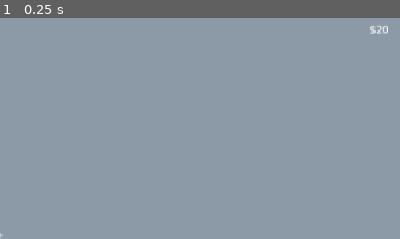
Above: before the commit, frame 1.
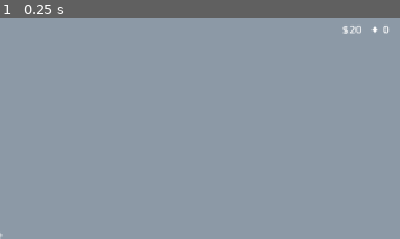
Above: after the commit, the same moment.

Repository: Hykev/game_dev_snacks
Game: Godot game, scene res://scenes/world/test_room.tscn
The game is run twice, just before and just after one commit, with the same random seed, the same clock (stepped at 60 frames per second) and the same inputs.
Inputs:
- Up to frame 1 (0.25 s): no input
The pictures show only the part of the screen within x 50-100%, y 0-50%; the shares and areas given below are measured in that part.

The runs differ from the first frame. In frame 1, 0.2% of the frame differs, in the area x 85-97%, y 3-8%.

Commit message:
Paso 5e: carta del tazo con coleccionar, vender y reciclar
- Economy (lógica pura): precio de venta = precio del snack × rareza ×
  bonos × (1 − comisión 20 %) y Brillos por reciclar.
- GameState: Brillos, colección y operaciones collect/sell/recycle sobre
  los tazos de la mesa; cada tazo recuerda de qué snack salió. Vender paga
  al instante (temporal hasta el repartidor).
- Mesa: la ficha bajo el cursor crece; clic abre su carta; la mesa ignora
  la entrada mientras la carta está abierta.
- TazoCard (UI): código, nombre, rareza, frase, estado de colección y los
  tres botones; el Basura y los repetidos no se pueden coleccionar.
- HUD: dinero y Brillos. Simulador: valor esperado por snack (1,51× sin
  comisión, igual que el GDD).

Co-Authored-By: Claude Opus 5.5 <noreply@anthropic.com>

Diff:
--- a/vending-machine-game/autoload/event_bus.gd
+++ b/vending-machine-game/autoload/event_bus.gd
@@ -63,6 +63,23 @@
 @warning_ignore("unused_signal")
 signal table_tazos_changed()
 
+## Se guardó un tazo en la colección (los álbumes lo usarán).
+@warning_ignore("unused_signal")
+signal collection_changed()
+
+## Los Brillos cambiaron; `amount` es el total nuevo.
+@warning_ignore("unused_signal")
+signal shines_changed(amount: int)
+
+## La mesa pide mostrar la carta del tazo en la posición `index` de los
+## tazos sobre la mesa. La carta (UI) responde.
+@warning_ignore("unused_signal")
+signal tazo_card_requested(index: int)
+
+## La carta del tazo se cerró; la mesa vuelve a aceptar entrada.
+@warning_ignore("unused_signal")
+signal tazo_card_closed()
+
 # --- Jugador y estaciones ---
 
 ## La mesa pide que el jugador se siente y le pasa su cámara fija. La mesa
--- a/vending-machine-game/autoload/game_state.gd
+++ b/vending-machine-game/autoload/game_state.gd
@@ -34,6 +34,13 @@
 
 var _money: int = STARTING_MONEY
 
+## Brillos (✦): moneda mágica que solo sale de reciclar tazos (GDD 7).
+var shines: int:
+	get:
+		return _shines
+
+var _shines: int = 0
+
 ## Suerte actual (0.0 = 0 %, 0.5 = 50 %). La calculará Stats con mejoras,
 ## álbumes y bebidas; por ahora siempre es 0.
 var luck: float:
@@ -47,8 +54,14 @@
 var _rng := RandomNumberGenerator.new()
 
 # Tazos que salieron y esperan sobre la mesa a que el jugador decida
-# (coleccionar, vender o reciclar). Solo ids, en orden de llegada.
-var _table_tazos: Array[StringName] = []
+# (coleccionar, vender o reciclar), en orden de llegada. Cada uno es
+# {"tazo_id", "snack_id"}: se recuerda de qué snack salió porque su precio
+# de venta depende de ese snack (y el Basura puede salir de cualquiera).
+var _table_tazos: Array[Dictionary] = []
+
+# Colección: ids de los tazos que el jugador guardó en sus álbumes. Se usa
+# un diccionario como "conjunto" para preguntar rápido si ya lo tiene.
+var _collection: Dictionary[StringName, bool] = {}
 
 # Un elemento por espacio de la barra rápida. Espacio vacío = {}.
 # Espacio ocupado = {"snack_id": StringName, "count": int}. Solo ids y
@@ -171,9 +184,77 @@
 
 # --- Tazos ---
 
-## Copia de los tazos que esperan sobre la mesa (ids, en orden de llegada).
-func get_table_tazos() -> Array[StringName]:
-	return _table_tazos.duplicate()
+## Copia de los tazos que esperan sobre la mesa, en orden de llegada.
+## Cada uno es {"tazo_id", "snack_id"}.
+func get_table_tazos() -> Array[Dictionary]:
+	return _table_tazos.duplicate(true)
+
+
+func has_in_collection(tazo_id: StringName) -> bool:
+	return _collection.has(tazo_id)
+
+
+## ¿Se puede coleccionar el tazo de la mesa `index`? Solo si no lo tienes y
+## si tiene álbum (el Basura no tiene casilla en ningún álbum).
+func can_collect_table_tazo(index: int) -> bool:
+	var tazo := _get_table_tazo_data(index)
+	return tazo != null and tazo.rarity != TazoData.Rarity.JUNK \
+			and not has_in_collection(tazo.id)
+
+
+## Cuánto pagaría hoy vender el tazo de la mesa `index` (para la carta).
+func get_table_tazo_sale_price(index: int) -> int:
+	var tazo := _get_table_tazo_data(index)
+	if tazo == null:
+		return 0
+	var snack := Database.get_snack(_table_tazos[index]["snack_id"])
+	return Economy.get_sale_price(tazo, snack.price)
+
+
+## Guarda el tazo de la mesa en la colección. Devuelve false si no se puede.
+func collect_table_tazo(index: int) -> bool:
+	if not can_collect_table_tazo(index):
+		return false
+	_collection[_table_tazos[index]["tazo_id"]] = true
+	_remove_table_tazo(index)
+	EventBus.collection_changed.emit()
+	return true
+
+
+## Vende el tazo de la mesa. Devuelve el dinero ganado (-1 si no existe).
+## TEMPORAL: paga al instante. Con el reloj del día (paso 7) irá a la caja
+## de envío y el repartidor pagará al recogerla (GDD 5.8).
+func sell_table_tazo(index: int) -> int:
+	if _get_table_tazo_data(index) == null:
+		return -1
+	var price := get_table_tazo_sale_price(index)
+	_remove_table_tazo(index)
+	add_money(price)
+	return price
+
+
+## Recicla el tazo de la mesa en Brillos. Devuelve los Brillos ganados
+## (-1 si no existe).
+func recycle_table_tazo(index: int) -> int:
+	var tazo := _get_table_tazo_data(index)
+	if tazo == null:
+		return -1
+	var gained := Economy.get_recycle_shines(tazo)
+	_remove_table_tazo(index)
+	_shines += gained
+	EventBus.shines_changed.emit(_shines)
+	return gained
+
+
+func _get_table_tazo_data(index: int) -> TazoData:
+	if index < 0 or index >= _table_tazos.size():
+		return null
+	return Database.get_tazo(_table_tazos[index]["tazo_id"])
+
+
+func _remove_table_tazo(index: int) -> void:
+	_table_tazos.remove_at(index)
+	EventBus.table_tazos_changed.emit()
 
 
 ## Se terminó un snack: tira su premio con LootSystem y deja el tazo sobre
@@ -186,7 +267,7 @@
 		push_error("GameState: snack desconocido '%s'" % snack_id)
 		return &""
 	var tazo := LootSystem.roll_tazo(snack, _luck, _rng, Database.get_junk_tazo())
-	_table_tazos.append(tazo.id)
+	_table_tazos.append({"tazo_id": tazo.id, "snack_id": snack_id})
 	EventBus.tazo_found.emit(tazo.id)
 	EventBus.table_tazos_changed.emit()
 	return tazo.id
--- a/vending-machine-game/scenes/eating/eating_station.gd
+++ b/vending-machine-game/scenes/eating/eating_station.gd
@@ -23,6 +23,9 @@
 # Cuadrícula de casillas de la zona de tazos: 2 columnas × 4 filas = 8.
 const TAZO_COLUMNS := 2
 const TAZO_ROWS := 4
+# Distancia (m) del cursor al centro de una ficha para considerarla señalada.
+# Un poco más que su radio (0.06) para que sea fácil apuntarle.
+const TAZO_PICK_RADIUS := 0.08
 # TEMPORAL: snacks colocados a la vez; cuida el presupuesto de física
 # (~6 cuerpos). Los dos límites los calculará Stats (Mesa Extensible).
 const MAX_SNACKS_ON_TABLE := 4
@@ -46,6 +49,11 @@
 var _hovered_snack: SnackBody = null
 # Grupo fijo (pool) de fichas: una por casilla de la zona de tazos.
 var _tazo_tokens: Array[TazoToken] = []
+# Índice de la ficha bajo el cursor (-1 si ninguna).
+var _hovered_tazo_index := -1
+# Mientras la carta de un tazo está abierta, la mesa no acepta entrada
+# (para no agarrar ni comer "a través" de la carta).
+var _is_card_open := false
 
 
 func _ready() -> void:
@@ -54,6 +62,7 @@
 	_table_surface.body_entered.connect(_on_table_surface_body_changed.bind(true))
 	_table_surface.body_exited.connect(_on_table_surface_body_changed.bind(false))
 	EventBus.table_tazos_changed.connect(_refresh_tazo_tokens)
+	EventBus.tazo_card_closed.connect(func() -> void: _is_card_open = false)
 	_create_tazo_tokens()
 	_refresh_tazo_tokens()
 	# Sin jugador sentado no hay nada que calcular cada frame.
@@ -74,12 +83,14 @@
 ## Muestra en cada casilla el tazo que le toca (según GameState) y oculta
 ## las casillas libres. Se llama solo cuando llega la señal, no cada frame.
 func _refresh_tazo_tokens() -> void:
-	var tazo_ids := GameState.get_table_tazos()
+	var table_tazos := GameState.get_table_tazos()
 	for i in _tazo_tokens.size():
-		if i < tazo_ids.size():
-			_tazo_tokens[i].show_tazo(Database.get_tazo(tazo_ids[i]))
+		if i < table_tazos.size():
+			_tazo_tokens[i].show_tazo(Database.get_tazo(table_tazos[i]["tazo_id"]))
 		else:
 			_tazo_tokens[i].hide()
+	# Las fichas se corrieron de lugar: el resaltado anterior ya no aplica.
+	_set_hovered_tazo(-1)
 
 
 ## Un cuerpo entró o salió del volumen sobre la mesa. Solo nos importan los
@@ -117,6 +128,7 @@
 		_grab_controller.release()
 		_set_hovered_zone(null)
 		_set_hovered_snack(null)
+		_set_hovered_tazo(-1)
 
 
 func _physics_process(_delta: float) -> void:
@@ -131,6 +143,34 @@
 				break
 	_set_hovered_zone(zone)
 	_set_hovered_snack(_grab_controller.get_snack_under_cursor())
+	# Las fichas no tienen física: basta medir la distancia del cursor a cada
+	# una sobre la mesa. Si el cursor está sobre un snack, el snack gana.
+	var tazo_index := -1
+	if point != null and _hovered_snack == null and _grab_controller.held_body == null:
+		tazo_index = _find_tazo_token_at(point)
+	_set_hovered_tazo(tazo_index)
+
+
+func _find_tazo_token_at(point: Vector3) -> int:
+	for i in _tazo_tokens.size():
+		var token := _tazo_tokens[i]
+		if not token.visible:
+			continue
+		var offset := token.global_position - point
+		offset.y = 0.0
+		if offset.length() <= TAZO_PICK_RADIUS:
+			return i
+	return -1
+
+
+func _set_hovered_tazo(index: int) -> void:
+	if index == _hovered_tazo_index:
+		return
+	if _hovered_tazo_index >= 0:
+		_tazo_tokens[_hovered_tazo_index].set_highlighted(false)
+	_hovered_tazo_index = index
+	if index >= 0:
+		_tazo_tokens[index].set_highlighted(true)
 
 
 func _set_hovered_zone(zone: TableZone) -> void:
@@ -154,7 +194,7 @@
 
 
 func _unhandled_input(event: InputEvent) -> void:
-	if not _is_active:
+	if not _is_active or _is_card_open:
 		return
 	for i in SLOT_ACTIONS.size():
 		if event.is_action_pressed(SLOT_ACTIONS[i]):
@@ -165,6 +205,10 @@
 	if event.is_action_pressed("grab"):
 		if _hovered_snack != null:
 			_grab_controller.start_grab(_hovered_snack)
+		elif _hovered_tazo_index >= 0:
+			# Clic sobre una ficha: la UI muestra su carta.
+			_is_card_open = true
+			EventBus.tazo_card_requested.emit(_hovered_tazo_index)
 	elif event.is_action_released("grab"):
 		_grab_controller.release()
 	elif event.is_action_pressed("interact"):
--- a/vending-machine-game/scenes/eating/tazo_token.gd
+++ b/vending-machine-game/scenes/eating/tazo_token.gd
@@ -18,6 +18,11 @@
 	_mesh.material_override = _material
 
 
+## Crece un poco mientras el cursor la señala.
+func set_highlighted(highlighted: bool) -> void:
+	scale = Vector3.ONE * (1.3 if highlighted else 1.0)
+
+
 func show_tazo(tazo: TazoData) -> void:
 	_material.albedo_color = TazoData.get_rarity_color(tazo.rarity)
 	_label.text = tazo.code
--- a/vending-machine-game/scenes/ui/hud/hud.gd
+++ b/vending-machine-game/scenes/ui/hud/hud.gd
@@ -19,11 +19,14 @@
 	_interact_key_name = _get_action_key_name("interact")
 	_prompt_label.hide()
 	EventBus.interaction_prompt_changed.connect(_on_interaction_prompt_changed)
-	EventBus.money_changed.connect(_on_money_changed)
+	# Dinero y Brillos van en la misma etiqueta: cualquiera de las dos
+	# señales la redibuja (unbind quita el argumento que no usamos).
+	EventBus.money_changed.connect(_refresh_currencies.unbind(1))
+	EventBus.shines_changed.connect(_refresh_currencies.unbind(1))
 	EventBus.inventory_changed.connect(_on_inventory_changed)
 	EventBus.player_mode_changed.connect(_on_player_mode_changed)
 	# Valores iniciales: leemos una vez al arrancar; después, solo señales.
-	_on_money_changed(GameState.money)
+	_refresh_currencies()
 	_on_inventory_changed()
 
 
@@ -32,8 +35,9 @@
 	_crosshair.visible = mode == Player.Mode.WALK
 
 
-func _on_money_changed(amount: int) -> void:
-	_money_label.text = "$%d" % amount
+## Arriba a la derecha: «$25   ✦ 4» (GDD 11).
+func _refresh_currencies() -> void:
+	_money_label.text = "$%d   ✦ %d" % [GameState.money, GameState.shines]
 
 
 ## Arma el texto de la barra: «1: Lazy's ×2   2: —   3: —».
--- /dev/null
+++ b/vending-machine-game/scenes/ui/tazo_card/tazo_card.gd
@@ -0,0 +1,110 @@
+extends CanvasLayer
+## Carta de un tazo de la mesa: muestra sus datos y deja Coleccionar,
+## Vender o Reciclar (GDD 5.8 y 11).
+##
+## La abre la señal tazo_card_requested (la emite la mesa). Para actuar le
+## PIDE a GameState; nunca toca dinero, Brillos ni colección por su cuenta.
+## Al cerrarse avisa con tazo_card_closed para que la mesa vuelva a
+## aceptar entrada.
+##
+## Pendiente: teclas C / V / R (acciones del Input Map) y la animación de
+## revelación del tazo.
+
+## Nombre visible de cada rareza (pasa por tr() al mostrarse).
+const RARITY_NAMES: Dictionary = {
+	TazoData.Rarity.JUNK: "Basura",
+	TazoData.Rarity.COMMON: "Común",
+	TazoData.Rarity.UNCOMMON: "Poco común",
+	TazoData.Rarity.RARE: "Raro",
+	TazoData.Rarity.EPIC: "Épico",
+	TazoData.Rarity.LEGENDARY: "Legendario",
+	TazoData.Rarity.MAGIC: "Mágico",
+	TazoData.Rarity.CORRUPT: "Corrupto",
+}
+
+@onready var _root: Control = %Root
+@onready var _dimmer: ColorRect = %Dimmer
+@onready var _code_label: Label = %CodeLabel
+@onready var _name_label: Label = %NameLabel
+@onready var _rarity_label: Label = %RarityLabel
+@onready var _back_label: Label = %BackLabel
+@onready var _status_label: Label = %StatusLabel
+@onready var _collect_button: Button = %CollectButton
+@onready var _sell_button: Button = %SellButton
+@onready var _recycle_button: Button = %RecycleButton
+@onready var _close_button: Button = %CloseButton
+
+# Índice del tazo (en la lista de la mesa) que muestra la carta.
+var _index := -1
+
+
+func _ready() -> void:
+	_root.hide()
+	EventBus.tazo_card_requested.connect(open)
+	_collect_button.pressed.connect(_on_collect_pressed)
+	_sell_button.pressed.connect(_on_sell_pressed)
+	_recycle_button.pressed.connect(_on_recycle_pressed)
+	_close_button.pressed.connect(close)
+	# Clic fuera de la carta (sobre el fondo oscuro) también la cierra.
+	_dimmer.gui_input.connect(_on_dimmer_gui_input)
+
+
+func open(index: int) -> void:
+	var table_tazos := GameState.get_table_tazos()
+	if index < 0 or index >= table_tazos.size():
+		EventBus.tazo_card_closed.emit()
+		return
+	_index = index
+	var tazo := Database.get_tazo(table_tazos[index]["tazo_id"])
+	_code_label.text = tazo.code
+	_name_label.text = tazo.display_name
+	_rarity_label.text = tr(RARITY_NAMES[tazo.rarity])
+	_rarity_label.modulate = TazoData.get_rarity_color(tazo.rarity)
+	_back_label.text = "«%s»" % tr(tazo.back_text)
+
+	# Estado de colección: el Basura no tiene álbum; los repetidos se marcan.
+	var can_collect := GameState.can_collect_table_tazo(index)
+	if tazo.rarity == TazoData.Rarity.JUNK:
+		_status_label.text = tr("No va en ningún álbum")
+	elif GameState.has_in_collection(tazo.id):
+		_status_label.text = tr("Ya lo tienes")
+	else:
+		_status_label.text = tr("¡Nuevo para tu colección!")
+	# GDD 5.8: si no se puede coleccionar, el botón queda en gris.
+	_collect_button.disabled = not can_collect
+
+	_sell_button.text = tr("Vender ($%d)") % GameState.get_table_tazo_sale_price(index)
+	_recycle_button.text = tr("Reciclar (✦%d)") % Economy.get_recycle_shines(tazo)
+	_root.show()
+
+
+func close() -> void:
+	_root.hide()
+	_index = -1
+	EventBus.tazo_card_closed.emit()
+
+
+func _unhandled_input(event: InputEvent) -> void:
+	if _root.visible and event.is_action_pressed("ui_cancel"):
+		close()
+		get_viewport().set_input_as_handled()
+
+
+func _on_dimmer_gui_input(event: InputEvent) -> void:
+	if event is InputEventMouseButton and event.is_pressed():
+		close()
+
+
+func _on_collect_pressed() -> void:
+	GameState.collect_table_tazo(_index)
+	close()
+
+
+func _on_sell_pressed() -> void:
+	GameState.sell_table_tazo(_index)
+	close()
+
+
+func _on_recycle_pressed() -> void:
+	GameState.recycle_table_tazo(_index)
+	close()
--- /dev/null
+++ b/vending-machine-game/scenes/ui/tazo_card/tazo_card.tscn
@@ -0,0 +1,103 @@
+[gd_scene format=3]
+
+[ext_resource type="Script" path="res://scenes/ui/tazo_card/tazo_card.gd" id="1_card"]
+
+[node name="TazoCard" type="CanvasLayer"]
+layer = 2
+script = ExtResource("1_card")
+
+[node name="Root" type="Control" parent="."]
+unique_name_in_owner = true
+layout_mode = 3
+anchors_preset = 15
+anchor_right = 1.0
+anchor_bottom = 1.0
+grow_horizontal = 2
+grow_vertical = 2
+mouse_filter = 2
+
+[node name="Dimmer" type="ColorRect" parent="Root"]
+unique_name_in_owner = true
+layout_mode = 1
+anchors_preset = 15
+anchor_right = 1.0
+anchor_bottom = 1.0
+grow_horizontal = 2
+grow_vertical = 2
+color = Color(0, 0, 0, 0.4)
+
+[node name="Center" type="CenterContainer" parent="Root"]
+layout_mode = 1
+anchors_preset = 15
+anchor_right = 1.0
+anchor_bottom = 1.0
+grow_horizontal = 2
+grow_vertical = 2
+mouse_filter = 2
+
+[node name="Panel" type="PanelContainer" parent="Root/Center"]
+custom_minimum_size = Vector2(360, 0)
+layout_mode = 2
+
+[node name="Margin" type="MarginContainer" parent="Root/Center/Panel"]
+layout_mode = 2
+theme_override_constants/margin_left = 24
+theme_override_constants/margin_top = 20
+theme_override_constants/margin_right = 24
+theme_override_constants/margin_bottom = 20
+
+[node name="VBox" type="VBoxContainer" parent="Root/Center/Panel/Margin"]
+layout_mode = 2
+theme_override_constants/separation = 10
+
+[node name="CodeLabel" type="Label" parent="Root/Center/Panel/Margin/VBox"]
+unique_name_in_owner = true
+layout_mode = 2
+horizontal_alignment = 1
+
+[node name="NameLabel" type="Label" parent="Root/Center/Panel/Margin/VBox"]
+unique_name_in_owner = true
+layout_mode = 2
+theme_override_font_sizes/font_size = 22
+horizontal_alignment = 1
+
+[node name="RarityLabel" type="Label" parent="Root/Center/Panel/Margin/VBox"]
+unique_name_in_owner = true
+layout_mode = 2
+horizontal_alignment = 1
+
+[node name="BackLabel" type="Label" parent="Root/Center/Panel/Margin/VBox"]
+unique_name_in_owner = true
+layout_mode = 2
+horizontal_alignment = 1
+autowrap_mode = 3
+
+[node name="StatusLabel" type="Label" parent="Root/Center/Panel/Margin/VBox"]
+unique_name_in_owner = true
+layout_mode = 2
+horizontal_alignment = 1
+
+[node name="Buttons" type="HBoxContainer" parent="Root/Center/Panel/Margin/VBox"]
+layout_mode = 2
+theme_override_constants/separation = 8
+alignment = 1
+
+[node name="CollectButton" type="Button" parent="Root/Center/Panel/Margin/VBox/Buttons"]
+unique_name_in_owner = true
+layout_mode = 2
+text = "Coleccionar"
+
+[node name="SellButton" type="Button" parent="Root/Center/Panel/Margin/VBox/Buttons"]
+unique_name_in_owner = true
+layout_mode = 2
+text = "Vender"
+
+[node name="RecycleButton" type="Button" parent="Root/Center/Panel/Margin/VBox/Buttons"]
+unique_name_in_owner = true
+layout_mode = 2
+text = "Reciclar"
+
+[node name="CloseButton" type="Button" parent="Root/Center/Panel/Margin/VBox"]
+unique_name_in_owner = true
+layout_mode = 2
+text = "Cerrar (Esc)"
--- a/vending-machine-game/scenes/world/test_room.tscn
+++ b/vending-machine-game/scenes/world/test_room.tscn
@@ -7,6 +7,7 @@
 [ext_resource type="PackedScene" path="res://scenes/world/interactables/vending_machine.tscn" id="5_machine"]
 [ext_resource type="PackedScene" path="res://scenes/ui/vending/vending_panel.tscn" id="6_vending_panel"]
 [ext_resource type="PackedScene" path="res://scenes/eating/eating_station.tscn" id="7_station"]
+[ext_resource type="PackedScene" path="res://scenes/ui/tazo_card/tazo_card.tscn" id="8_tazo_card"]
 
 [sub_resource type="Environment" id="Environment_room"]
 background_mode = 1
@@ -95,3 +96,5 @@
 [node name="HUD" parent="." unique_id=414677038 instance=ExtResource("2_hud")]
 
 [node name="VendingPanel" parent="." unique_id=1919004749 instance=ExtResource("6_vending_panel")]
+
+[node name="TazoCard" parent="." instance=ExtResource("8_tazo_card")]
--- /dev/null
+++ b/vending-machine-game/systems/economy.gd
@@ -0,0 +1,46 @@
+class_name Economy
+extends RefCounted
+## Precios del juego: cuánto vale vender o reciclar un tazo (GDD 5.8 y 7).
+##
+## Lógica PURA: solo funciones estáticas, sin nodos ni estado. Recibe los
+## datos y devuelve un número, así se puede probar y balancear sin jugar.
+##
+## Pendiente: variantes (holográfico ×5, mal impreso ×10), bonos de álbum y
+## de Corruptos, mejoras de TazoBay y el costo de mejoras C(n) = C·rⁿ.
+
+# TEMPORAL: números de balance que se moverán a un BalanceConfig.tres.
+## Múltiplo del precio del snack que vale cada rareza (GDD 5.5).
+const SALE_MULTIPLIERS: Dictionary = {
+	TazoData.Rarity.JUNK: 0.05,
+	TazoData.Rarity.COMMON: 0.6,
+	TazoData.Rarity.UNCOMMON: 1.5,
+	TazoData.Rarity.RARE: 4.0,
+	TazoData.Rarity.EPIC: 15.0,
+	TazoData.Rarity.LEGENDARY: 60.0,
+	TazoData.Rarity.CORRUPT: 30.0,
+}
+## Brillos que da reciclar cada rareza (GDD 5.8).
+const RECYCLE_SHINES: Dictionary = {
+	TazoData.Rarity.JUNK: 1,
+	TazoData.Rarity.COMMON: 1,
+	TazoData.Rarity.UNCOMMON: 3,
+	TazoData.Rarity.RARE: 10,
+	TazoData.Rarity.EPIC: 40,
+	TazoData.Rarity.LEGENDARY: 150,
+	TazoData.Rarity.CORRUPT: 100,
+}
+## Comisión inicial de TazoBay (la baja la mejora «Vendedor Verificado»).
+const BASE_COMMISSION := 0.20
+
+
+## Precio de venta: P = precio del snack × valor de rareza × bonos × (1 − comisión).
+## Se redondea a pesos enteros (un Basura de un snack barato puede valer $0).
+static func get_sale_price(tazo: TazoData, snack_price: int,
+		commission: float = BASE_COMMISSION, bonus: float = 1.0) -> int:
+	var multiplier: float = SALE_MULTIPLIERS.get(tazo.rarity, 0.0)
+	return roundi(snack_price * multiplier * bonus * (1.0 - commission))
+
+
+## Brillos que da reciclar este tazo.
+static func get_recycle_shines(tazo: TazoData) -> int:
+	return RECYCLE_SHINES.get(tazo.rarity, 0)
--- a/vending-machine-game/tests/loot_simulation.gd
+++ b/vending-machine-game/tests/loot_simulation.gd
@@ -19,13 +19,19 @@
 	print("Simulando %d snacks de %s" % [ROLLS, snack.display_name])
 	for luck in LUCK_VALUES:
 		var counts := {}
+		# Suma de lo que darían todos los tazos si se vendieran (sin comisión,
+		# para comparar con el GDD: valor esperado ≈ 1,5 × precio del snack).
+		var total_value := 0.0
 		for i in ROLLS:
 			var tazo := LootSystem.roll_tazo(snack, luck, rng, junk)
 			counts[tazo.rarity] = counts.get(tazo.rarity, 0) + 1
+			total_value += Economy.get_sale_price(tazo, snack.price * 100, 0.0) / 100.0
 		var line := "suerte %3d%%:" % int(luck * 100)
 		for rarity in TazoData.Rarity.values():
 			if counts.has(rarity):
 				var percent: float = 100.0 * counts[rarity] / ROLLS
 				line += "  %s %.2f%%" % [TazoData.Rarity.keys()[rarity], percent]
 		print(line)
+		var average := total_value / ROLLS
+		print("           valor esperado sin comisión: $%.2f = %.2f× el precio" % [average, average / snack.price])
 	quit()
Not shown, added: vending-machine-game/scenes/ui/tazo_card/tazo_card.gd.uid
Not shown, added: vending-machine-game/systems/economy.gd.uid
